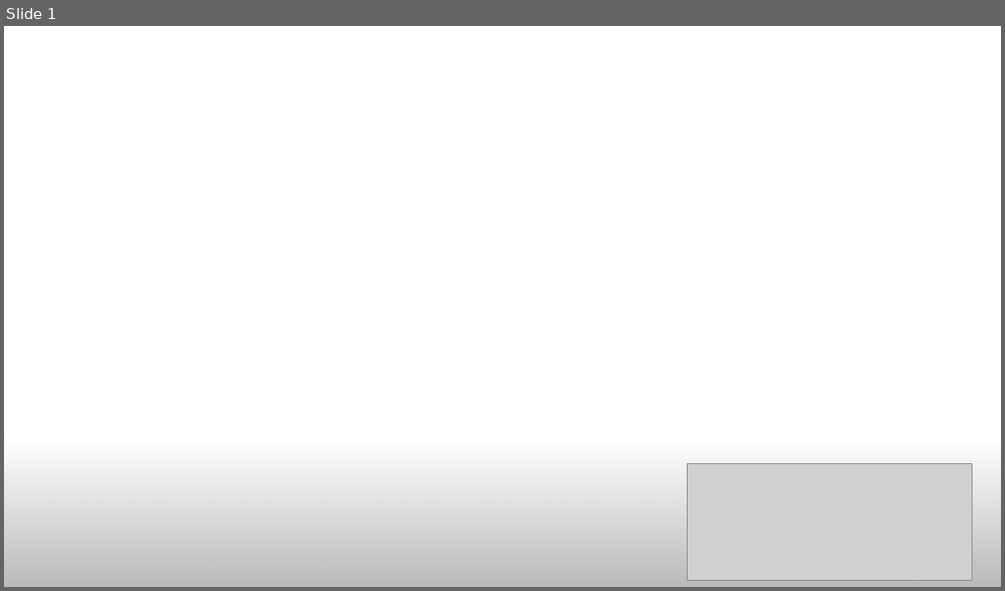
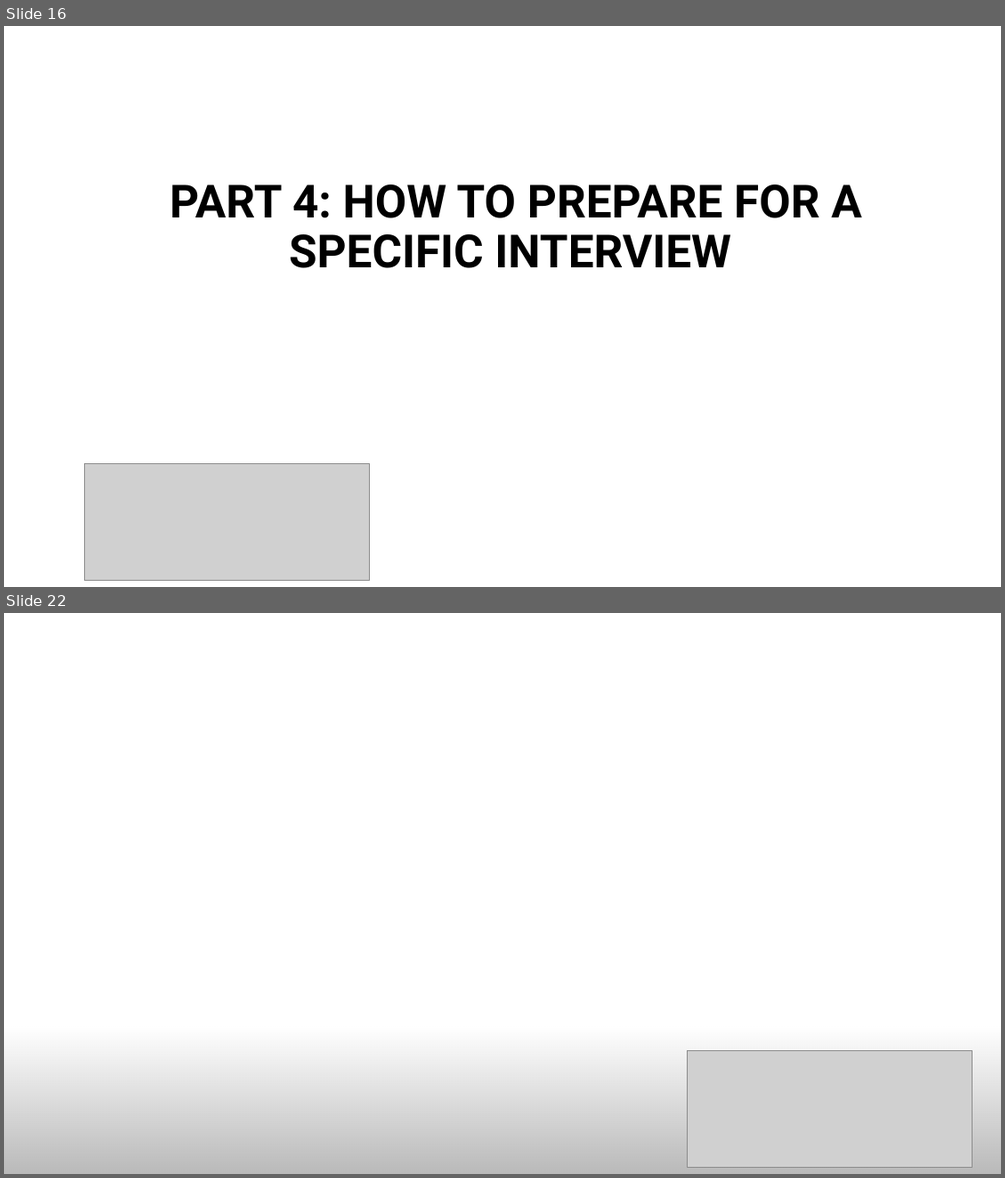
Before and after one commit to davicx/david, a slide deck: career/Career- 2022/OSU- COB Instructor/OSU- Career.pptx. Shown one above the other, each under a label of ours: slide 1 before the commit, slides 16 and 22 after it; the slides between them are not shown. The pictures are 1005x591 and 1005x1178 pixels, drawn with LibreOffice and Linux fonts; fonts in the diff are those of the drawing; grey boxes stand for pictures. Boxes give left, top, right and bottom in pixels: in the first picture for what was removed or moved away, otherwise in the second. Text is boxed around its words. In the diff, an @@ line names an element or a change of style, - is before the commit and + after.

```diff
--- a/career/Career- 2022/OSU- COB Instructor/OSU- Career.pptx
+++ b/career/Career- 2022/OSU- COB Instructor/OSU- Career.pptx
@@ slide 16 added at <box>4,26,1001,587</box>, background #FFFFFF @@
@@ title added at <box>170,184,862,268</box>, 44 pt, text #000000, bold @@
+PART 4: HOW TO PREPARE FOR A SPECIFIC INTERVIEW
@@ picture added at <box>85,464,370,580</box> @@
@@ what was slide 1 is now slide 22 @@
```
Also in this commit, not shown: 3 slides changed, 19 other slides added, 2 slides removed, 2 other files.
